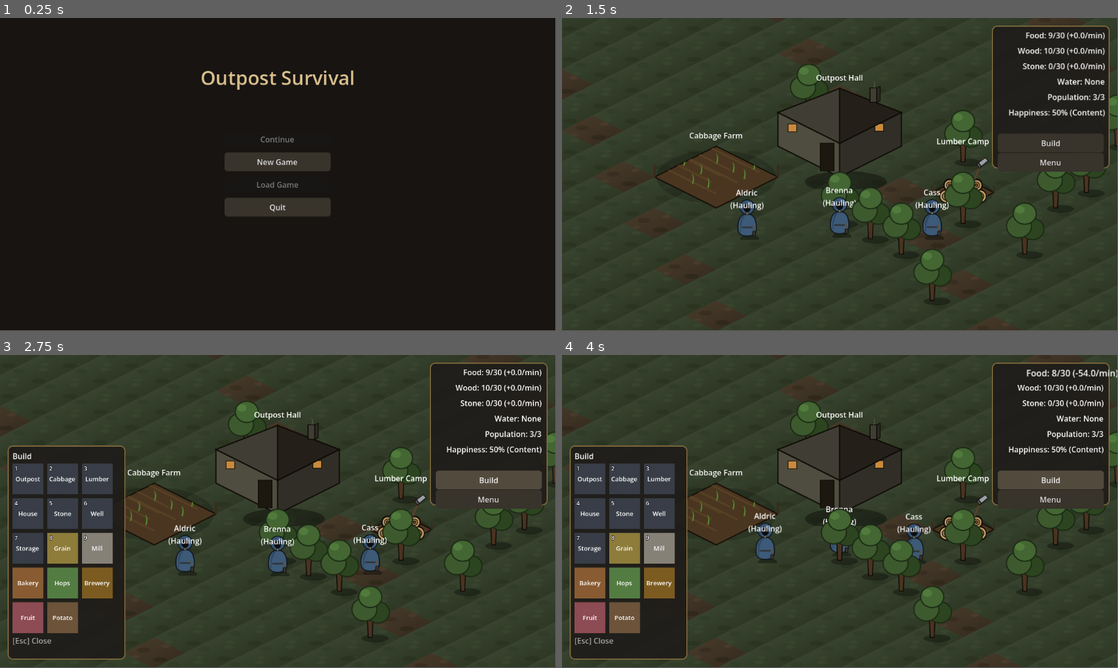
Above: before the commit, frames 1-4 (two rows, left to right).
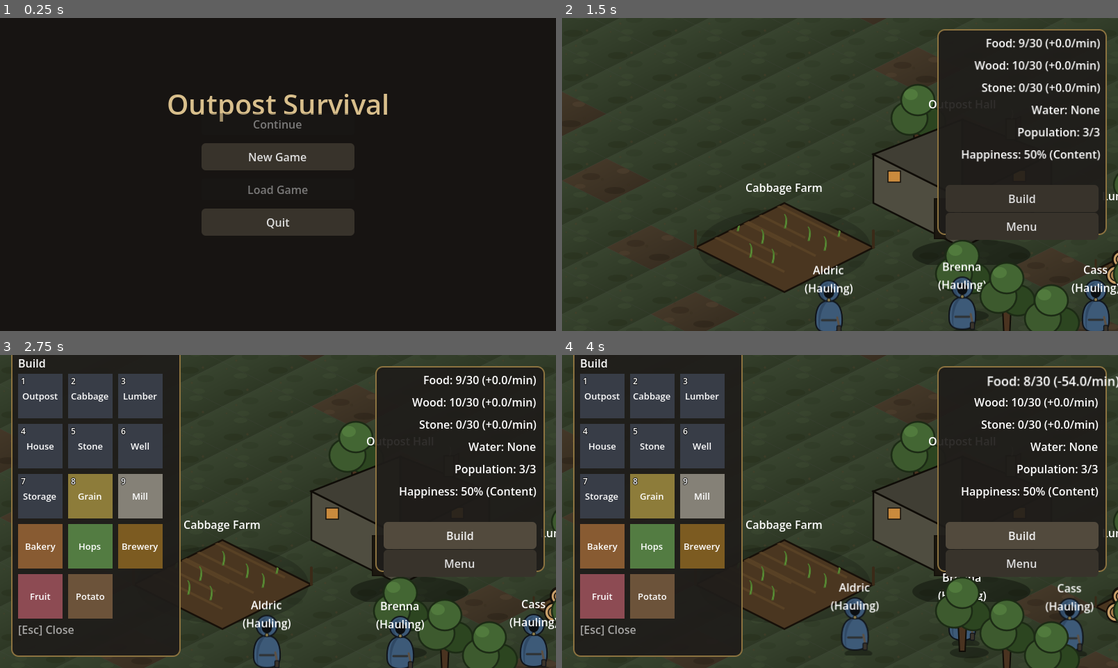
Above: after the commit, the same moments.

Repository: Quarles99/outpost_survival
Game: Godot game, scene res://scenes/menu/MainMenu.tscn
Two runs of this game, one before a commit and one after it. Both use one fixed random seed, a clock stepped at 60 frames per second and the inputs below.
Inputs:
- Up to frame 1 (0.25 s): no input
- Up to frame 2 (1.5 s): click "New Game" at 0.5 s; click "New Game" at 1.25 s
- Up to frame 3 (2.75 s): click "Build" at 2 s
- Up to frame 4 (4 s): click "Outpost" at 2.75 s; click "Build" at 3.5 s
In our replay, the window is 799x449 before the commit and 800x450 after it. These sizes can differ from the game's own. Grey fills any space a smaller window leaves; there, only what the larger window draws over its background counts as a difference.

The runs differ from the first frame. In frame 1, 5.9% of the frame differs, in the area x 30-70%, y 16-70%; in frame 2, 26%; in frame 3, 52%, in the area x 0-100%, y 0-100%; in frame 4, 52%.

Commit message:
Add resizable/scalable game window, fix free speed-xp exploit on load
project.godot gains a [display] section (base 1280x720, resizable,
stretch mode "canvas_items" + aspect "expand") so the window can resize
to different resolutions without stretching or distorting the scene -
previously using Godot's bare defaults with no explicit stretch
settings at all.

Also includes a post-review fix from the citizen-position-save feature:
Base._restore_characters' assign_to() call was immediately overridden
by snap_to_position(), but the _move_to() inside assign_to() had
already granted speed xp for a tween that gets killed before it ever
plays - repeatable indefinitely via F9 spam. _move_to()/assign_to() now
take a grant_move_xp flag, false only for this restore-then-snap case.

Co-Authored-By: Claude Sonnet 5 <noreply@anthropic.com>

Diff:
--- a/project.godot
+++ b/project.godot
@@ -15,6 +15,23 @@
 config/features=PackedStringArray("4.7", "Forward Plus")
 config/icon="res://icon.svg"
 
+[display]
+
+window/size/viewport_width=1280
+window/size/viewport_height=720
+window/size/resizable=true
+## "canvas_items" scales the whole 2D scene + UI together (not just a
+## naive stretch of the final image), so resizing the window keeps text/
+## sprites crisp and correctly proportioned at any size rather than
+## distorting them. "expand" (not "keep"/"keep_width"/"keep_height")
+## means a window with a different aspect ratio than the base 1280x720
+## just reveals more world/UI margin at the edges instead of letterboxing
+## or cropping - the closest match to "scale with resolution, don't
+## stretch the image" for a free-scrolling RTS camera that doesn't care
+## how much of the map is visible at once.
+window/stretch/mode="canvas_items"
+window/stretch/aspect="expand"
+
 [autoload]
 
 GameState="*res://autoload/game_state.gd"
--- a/scripts/base.gd
+++ b/scripts/base.gd
@@ -1048,11 +1048,18 @@
 		character.data.skill_xp = (entry.get("skill_xp", {}) as Dictionary).duplicate()
 		character.data.happiness = float(entry.get("happiness", character.data.happiness))
 		character.data.unhappy_streak = int(entry.get("unhappy_streak", 0))
-		character.assign_to(_post_by_save_id(entry.get("assigned_save_id", "")))
-		## Overrides assign_to's own _move_to (toward the post/home
-		## position) with wherever this citizen actually was when saved -
-		## older saves without "position" just keep assign_to's placement,
-		## same as before this field existed.
+		## grant_move_xp=false: this call's own _move_to (toward the
+		## post/home position) is about to be overridden by
+		## snap_to_position() below (or just left as-is for an older save
+		## with no "position" field) - either way this placement isn't a
+		## real move the citizen made, so it shouldn't earn speed xp (see
+		## _move_to's doc comment). Without this, every load would hand
+		## every restored citizen a free chunk of speed xp.
+		character.assign_to(_post_by_save_id(entry.get("assigned_save_id", "")), false)
+		## Overrides assign_to's own placement with wherever this citizen
+		## actually was when saved - older saves without "position" just
+		## keep assign_to's post/home placement, same as before this field
+		## existed.
 		if entry.has("position"):
 			var pos_arr: Array = entry["position"]
 			character.snap_to_position(Vector2(pos_arr[0], pos_arr[1]))
--- a/scripts/character.gd
+++ b/scripts/character.gd
@@ -149,14 +149,17 @@
 	position = pos
 
 
-func assign_to(post: Node) -> void:
+## `grant_move_xp` is false only when Base._restore_characters is about to
+## override this call's own placement with snap_to_position() right after -
+## see _move_to's doc comment for why that move shouldn't earn speed xp.
+func assign_to(post: Node, grant_move_xp: bool = true) -> void:
 	if assigned_post:
 		assigned_post.remove_worker()
 	_stop_work()
 	assigned_post = post
 	if post:
 		post.add_worker()
-		_move_to(post.get_worker_spot() if post.has_method("get_worker_spot") else global_position)
+		_move_to(post.get_worker_spot() if post.has_method("get_worker_spot") else global_position, grant_move_xp)
 		if post is Workstation:
 			_start_work(post)
 		elif post is OutpostHall or post is StorageFacility:
@@ -166,7 +169,7 @@
 			## of only ever happening implicitly.
 			_start_hauling()
 	else:
-		_move_to(_home_position)
+		_move_to(_home_position, grant_move_xp)
 		_start_hauling()
 	_update_label()
 	_punch()
@@ -219,14 +222,26 @@
 	_move_to(target)
 
 
-func _move_to(target: Vector2) -> float:
+## `grant_xp` is false only for Base._restore_characters' initial
+## assign_to() call on load - that move is immediately overridden by
+## snap_to_position() right after (to place a loaded citizen exactly where
+## they were saved, not at their post/home spot), so the "movement" here
+## never actually happens and shouldn't earn speed xp. Without this, every
+## quickload would hand every restored citizen a free chunk of speed xp
+## (at least MIN_MOVE_DURATION's worth, more for a citizen far from their
+## post) for a tween that gets killed before it ever plays - repeatable
+## indefinitely via F9 spam, defeating the "reward time spent moving, not
+## just calling _move_to" principle SPEED_XP_PER_SECOND's doc comment
+## already establishes.
+func _move_to(target: Vector2, grant_xp: bool = true) -> float:
 	if _move_tween:
 		_move_tween.kill()
 	var speed_multiplier := data.get_skill_multiplier("speed") if data else 1.0
 	var duration := clampf(_base_position.distance_to(target) / (MOVE_SPEED * speed_multiplier), MIN_MOVE_DURATION, MAX_MOVE_DURATION)
 	_move_tween = create_tween()
 	_move_tween.tween_property(self, "_base_position", target, duration).set_trans(Tween.TRANS_QUAD).set_ease(Tween.EASE_OUT)
-	_gain_skill_xp("speed", SPEED_XP_PER_SECOND * duration)
+	if grant_xp:
+		_gain_skill_xp("speed", SPEED_XP_PER_SECOND * duration)
 	return duration
 
 
Not shown, changed: Implement_Next.txt
Not shown, changed: docs/roadmap.md
Not shown, changed: docs/stats.md
